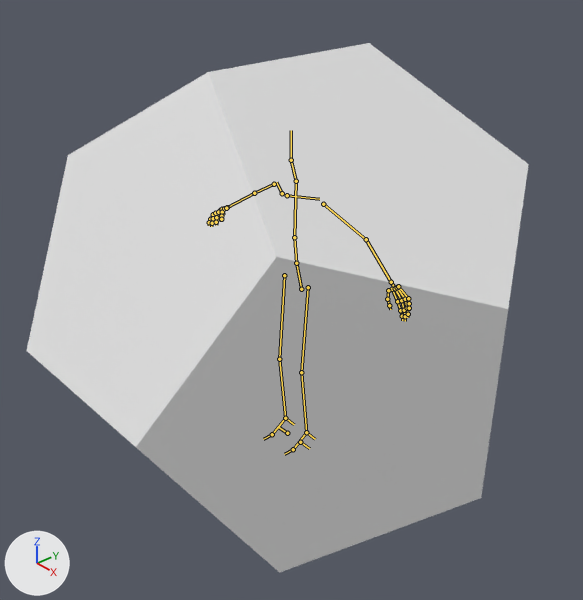
Before and after pictures for a commit that changed the Blender file Assets/Custom Assets/Models/dodecahedron.blend.
Before and after are seen from a 50 mm camera at (5.48, -4.88, 3.94) aimed at (0.01, -0.05, 0.06). Lighting does not change. The marker at lower left points along +X, +Y and +Z. The bones that bend it are drawn over the model as lines.

Objects in the first picture: 'Solid'.
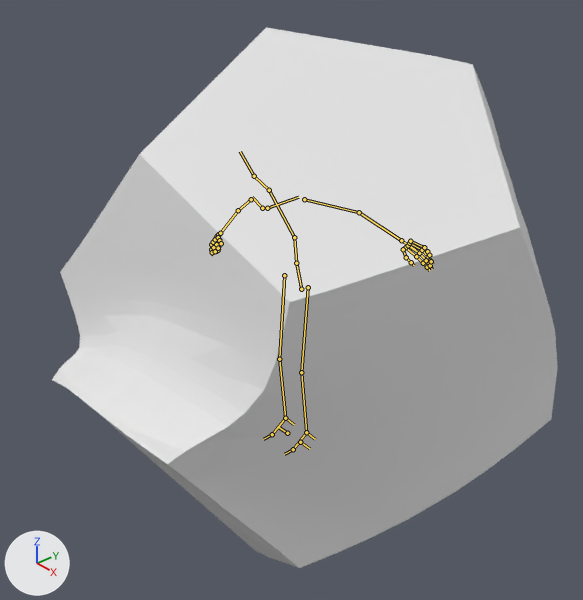
The newer file adds an action. The first version stands in its rest pose; the second is drawn at frame 50 of the action 'sad'.

Location of each change, (x1, y1, x2, y2) in pixels of the pictures (583 x 600 px):
'Solid', posed
    before: (27, 43, 529, 572)
    after: (52, 27, 558, 568)
bone 'chest', root to tip
    before: (294, 237) to (296, 181)
    after: (294, 237) to (269, 190)

Patch to the scene script:
```diff
--- a/Assets/Custom Assets/Models/dodecahedron.blend.py
+++ b/Assets/Custom Assets/Models/dodecahedron.blend.py
@@ bone_chest @@
 bone_chest = bpy.data.objects['metarig'].pose.bones['chest']  # child of 'spine'
-bone_chest.rotation_quaternion = (1.0, 0.0, 0.0, 0.0)  # degrees (0, 0, 0)
+bone_chest.rotation_quaternion = (0.967, 0.214, 0.084, 0.11)  # degrees (26, 7, 14)
```
